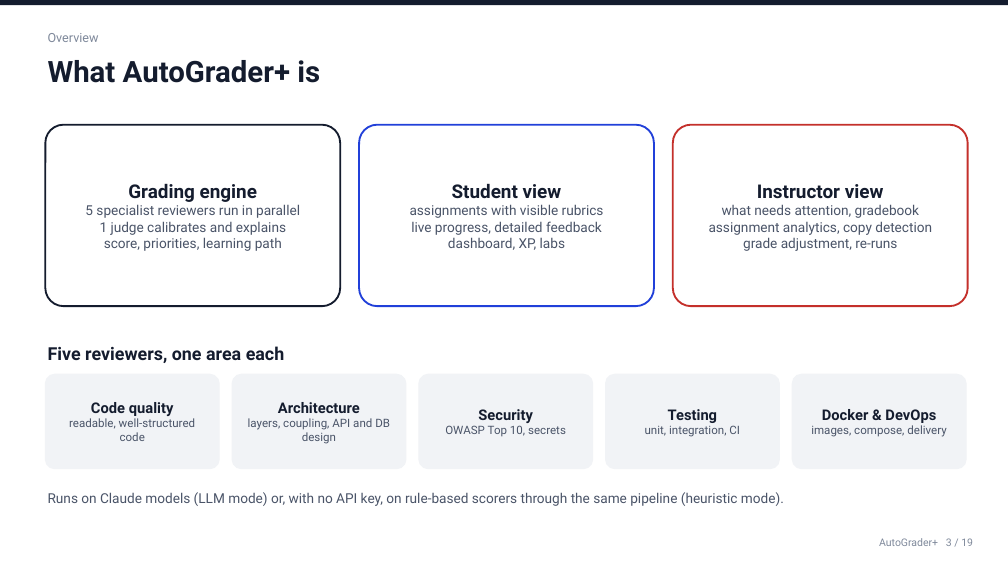
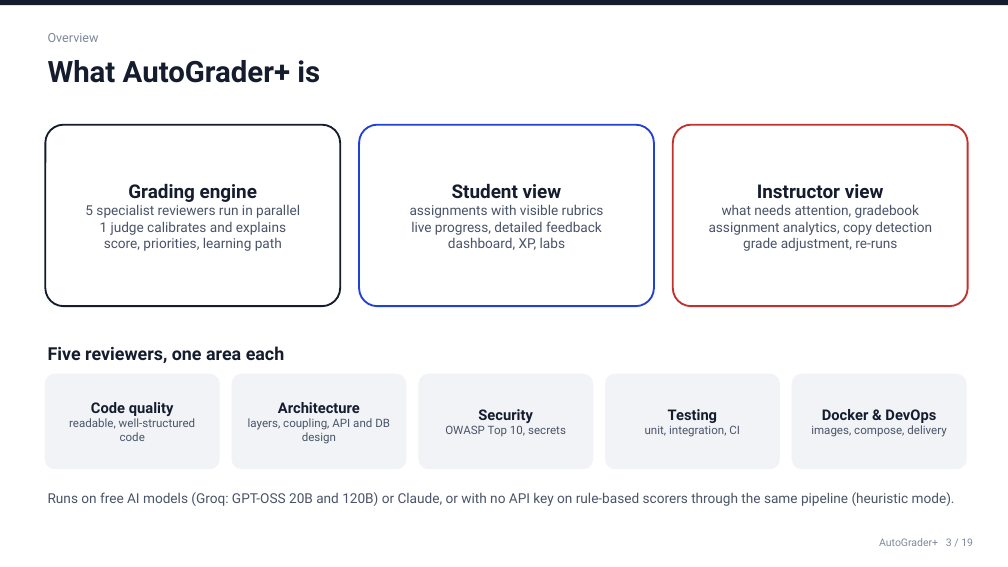
Before and after one commit to roshanraj9136/auto-grader, a slide deck: slide 3 of docs/AutoGrader.pptx. Drawn at 1008x567 pixels with LibreOffice and Linux fonts; fonts in the diff are those of the drawing. Boxes give left, top, right and bottom in pixels: in the first picture for what was removed or moved away, otherwise in the second. Text is boxed around its words. In the diff, an @@ line names an element or a change of style, - is before the commit and + after.

```diff
--- a/docs/AutoGrader.pptx
+++ b/docs/AutoGrader.pptx
@@ text at <box>48,492,955,506</box>: text changed @@
-Runs on Claude models (LLM mode) or, with no API key, on rule-based scorers through the same pipeline (heuristic mode).
+Runs on free AI models (Groq: GPT-OSS 20B and 120B) or Claude, or with no API key on rule-based scorers through the same pipeline (heuristic mode).
```
Also in this commit, not shown: 4 other slides changed, 37 other files.
